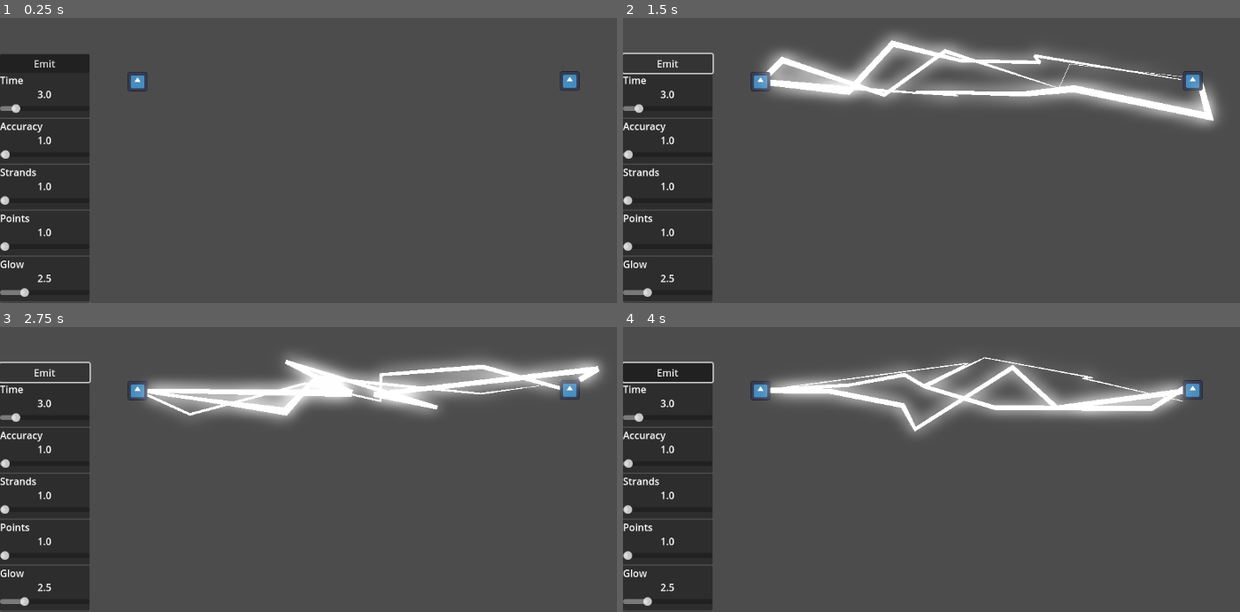
Above: before the commit, frames 1-4 (two rows, left to right).
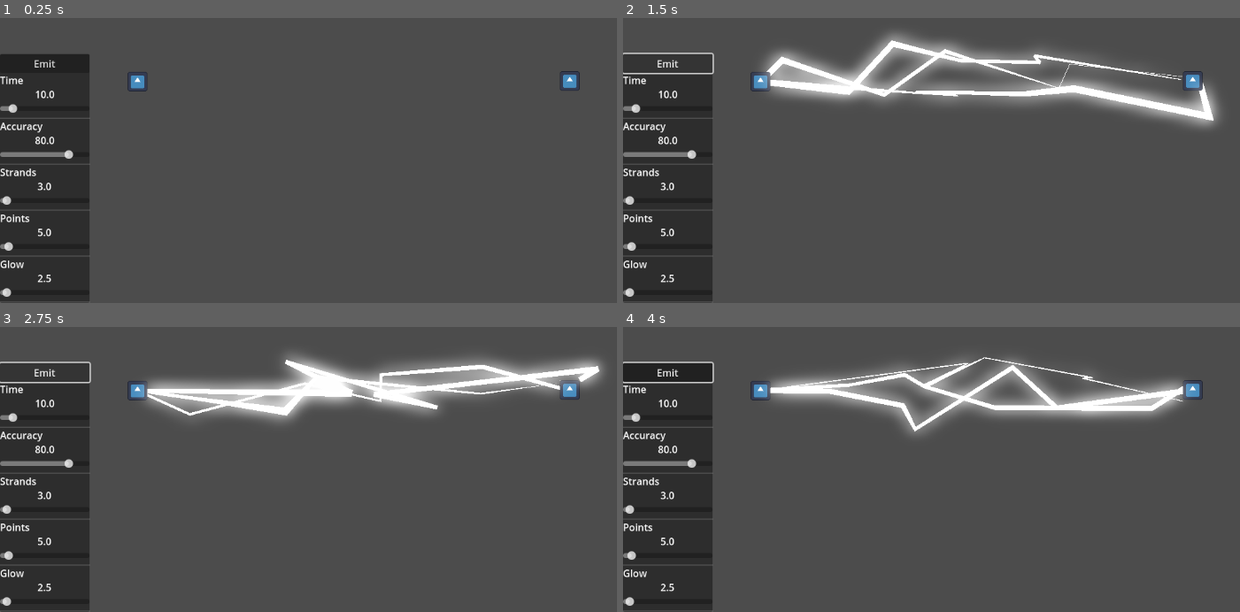
Above: after the commit, the same moments.

Repository: Coltari/line2d-lightning
Game: Godot game, scene res://node_2d.tscn
Same seed, same stepped clock (60 frames per second), same inputs: the game is played once before the commit and once after it. The engine's default icon, where the game draws it, is replaced by a stand-in: a white triangle on a blue panel in a dark square.
Inputs (mouse positions are in pixels of both pictures, inside the frame that each line leads up to):
- Up to frame 1 (0.25 s): no input
- Up to frame 2 (1.5 s): click "Emit" at 0.5 s; click "Emit" at 1.25 s
- Up to frame 3 (2.75 s): click "Emit" at 2 s
- Up to frame 4 (4 s): move the mouse to (758, 389) at 2.77 s; click (758, 389) at 2.92 s; move the mouse to (1190, 389) at 3.52 s; click (1190, 389) at 3.67 s

The runs differ from the first frame. In frame 1, 0.6% of the frame differs, in the area x 0-12%, y 25-98%; in frame 2, 0.6%; in frame 3, 0.6%; in frame 4, 0.6%.

Commit message:
admin commit
changed project name
renamed control variables
cleared some debug alerts
removed redundant code from first iteration

Diff:
--- a/attribute_slider.gd
+++ b/attribute_slider.gd
@@ -12,16 +12,16 @@
 		attribute = value
 		await until_ready()
 		attribute_label.text = attribute
-@export var min : float = 0.0:
+@export var minimum : float = 0.0:
 	set(value):
-		min = value
+		minimum = value
 		await until_ready()
-		h_slider.min_value = min
-@export var max : float = 100.0:
+		h_slider.min_value = minimum
+@export var maximum : float = 100.0:
 	set(value):
-		max = value
+		maximum = value
 		await until_ready()
-		h_slider.max_value = max
+		h_slider.max_value = maximum
 @export var step : float = 1.0:
 	set(value):
 		step = value
@@ -43,12 +43,12 @@
 # Called when the node enters the scene tree for the first time.
 func _ready() -> void:
 	attribute_label.text = attribute
-	h_slider.min_value = min
-	h_slider.max_value = max
+	h_slider.min_value = minimum
+	h_slider.max_value = maximum
 	h_slider.step = step
 	h_slider.value_changed.connect(on_value_changed)
 
-func on_value_changed(new_value : float) -> void:
+func on_value_changed(_new_value : float) -> void:
 	var text_value := str(snapped(value, 0.01))
 	value_label.text = text_value
 	value_changed.emit(value)
--- a/lightning.gd
+++ b/lightning.gd
@@ -9,7 +9,6 @@
 	set(value):
 		time = value
 		set_timer(value)
-#@export var strandlength : int = 5
 @export var strands : int = 3
 @export var points : int = 5
 @export var glow_intensity : float = 2.5
@@ -18,10 +17,10 @@
 @onready var timer: Timer = $Timer
 @onready var lines: Node2D = $Lines
 @onready var button: Button = %Button
-@onready var ltime: AttributeSlider = %TimeAttributeSlider
-@onready var length: AttributeSlider = %AccuracyAttributeSlider
-@onready var lstrands: AttributeSlider = %StrandsAttributeSlider
-@onready var lpoints: AttributeSlider = %PointsAttributeSlider
+@onready var time_slider: AttributeSlider = %TimeAttributeSlider
+@onready var accuracy_slider: AttributeSlider = %AccuracyAttributeSlider
+@onready var strands_slider: AttributeSlider = %StrandsAttributeSlider
+@onready var points_slider: AttributeSlider = %PointsAttributeSlider
 @onready var glow: AttributeSlider = %GlowAttributeSlider
 
 @onready var source: Sprite2D = $Source
@@ -37,12 +36,16 @@
 	s_area_2d.input_event.connect(source_grabbed)
 	t_area_2d.input_event.connect(target_grabbed)
 	glow.value = glow_intensity
+	time_slider.value = time
+	accuracy_slider.value = accuracy
+	strands_slider.value = strands
+	points_slider.value = points
 	glow.value_changed.connect(glow_changed)
 	button.button_down.connect(_on_button_button_down)
-	ltime.value_changed.connect(value_changed.bind("time"))
-	length.value_changed.connect(value_changed.bind("length"))
-	lstrands.value_changed.connect(value_changed.bind("strands"))
-	lpoints.value_changed.connect(value_changed.bind("points"))
+	time_slider.value_changed.connect(value_changed.bind("time"))
+	accuracy_slider.value_changed.connect(value_changed.bind("accuracy"))
+	strands_slider.value_changed.connect(value_changed.bind("strands"))
+	points_slider.value_changed.connect(value_changed.bind("points"))
 	timer.timeout.connect(stopemitting)
 	timer.wait_time = time
 	lines.position = source.position
@@ -58,20 +61,20 @@
 			lines.add_child(l)
 			##add raw colour above HDR threshold so it glows
 			l.default_color = Color(glow_intensity,glow_intensity,glow_intensity,1.0)
-			##create a curve for the line thickness between points as well
+			##create a curve for adjusting the line thickness between points
 			var c = Curve.new()
-			##sample points randomly for the length of the line from a sine wave
-			var lastPoint : Vector2 = Vector2(0,0)
-			l.add_point(lastPoint)
+			##start at the beginning...
+			l.add_point(Vector2(0,0))
 			##figure out how long we need to be to reach the target
 			var distancetotarget : Vector2 = target.global_position-source.global_position
 			##set the value for the final point, based on target position +/- variance for accuracy
 			var hitpoint : Vector2 = (target.global_position - source.global_position) + Vector2(randf_range(-(100-accuracy),(100-accuracy)),randf_range(-(100-accuracy),(100-accuracy)))
+			##sample points randomly for the length of the line from a wave
 			for x in points:
 				##divide the distance by number of points +2 for the start and end
 				var increment : Vector2 = distancetotarget / (points + 2)
-				##traverse to this point in the sequence, include extra increment for the start point offset
-				var p : Vector2 = (increment * x) + increment
+				##traverse to this point in the sequence, +1 for the start point offset
+				var p : Vector2 = (increment * (x +1))
 				##add some variance to make the lines different
 				var rand_variance : float = 0.0
 				if x == 1:
@@ -87,10 +90,9 @@
 				l.width_curve = c
 				##add points to line
 				l.add_point(p)
-				lastPoint = p
 			l.add_point(hitpoint)
 
-func stopemitting():
+func stopemitting() -> void:
 	emit = false
 	for child in lines.get_children():
 		child.queue_free()
@@ -106,8 +108,7 @@
 	match prop:
 		"time":
 			time = float(value)
-		"length":
-			#strandlength = int(value)
+		"accuracy":
 			accuracy = int(value)
 		"strands":
 			strands = int(value)
--- a/node_2d.tscn
+++ b/node_2d.tscn
@@ -74,8 +74,6 @@
 unique_name_in_owner = true
 layout_mode = 2
 attribute = "Time"
-min = 0.1
-max = 20.0
 step = 0.1
 value = 3.0
 
@@ -83,29 +81,21 @@
 unique_name_in_owner = true
 layout_mode = 2
 attribute = "Accuracy"
-min = 0.1
 step = 0.1
 
 [node name="StrandsAttributeSlider" parent="CanvasLayer/BoxContainer/PanelContainer/VBoxContainer" instance=ExtResource("3_epypp")]
 unique_name_in_owner = true
 layout_mode = 2
 attribute = "Strands"
-min = 1.0
-max = 20.0
-value = 1.0
 
 [node name="PointsAttributeSlider" parent="CanvasLayer/BoxContainer/PanelContainer/VBoxContainer" instance=ExtResource("3_epypp")]
 unique_name_in_owner = true
 layout_mode = 2
 attribute = "Points"
-min = 1.0
-max = 50.0
-value = 1.0
 
 [node name="GlowAttributeSlider" parent="CanvasLayer/BoxContainer/PanelContainer/VBoxContainer" instance=ExtResource("3_epypp")]
 unique_name_in_owner = true
 layout_mode = 2
 attribute = "Glow"
-max = 10.0
 step = 0.1
 value = 2.5
--- a/project.godot
+++ b/project.godot
@@ -10,7 +10,9 @@
 
 [application]
 
-config/name="Sine Lightning Test"
+config/name="Line2D Lightning"
+config/description="Demo for producing lightning effect using primarily Line2D node."
+config/tags=PackedStringArray("mechanic_test", "prototype")
 run/main_scene="uid://bdf7n8172jmq"
 config/features=PackedStringArray("4.4", "GL Compatibility")
 config/icon="res://icon.svg"
